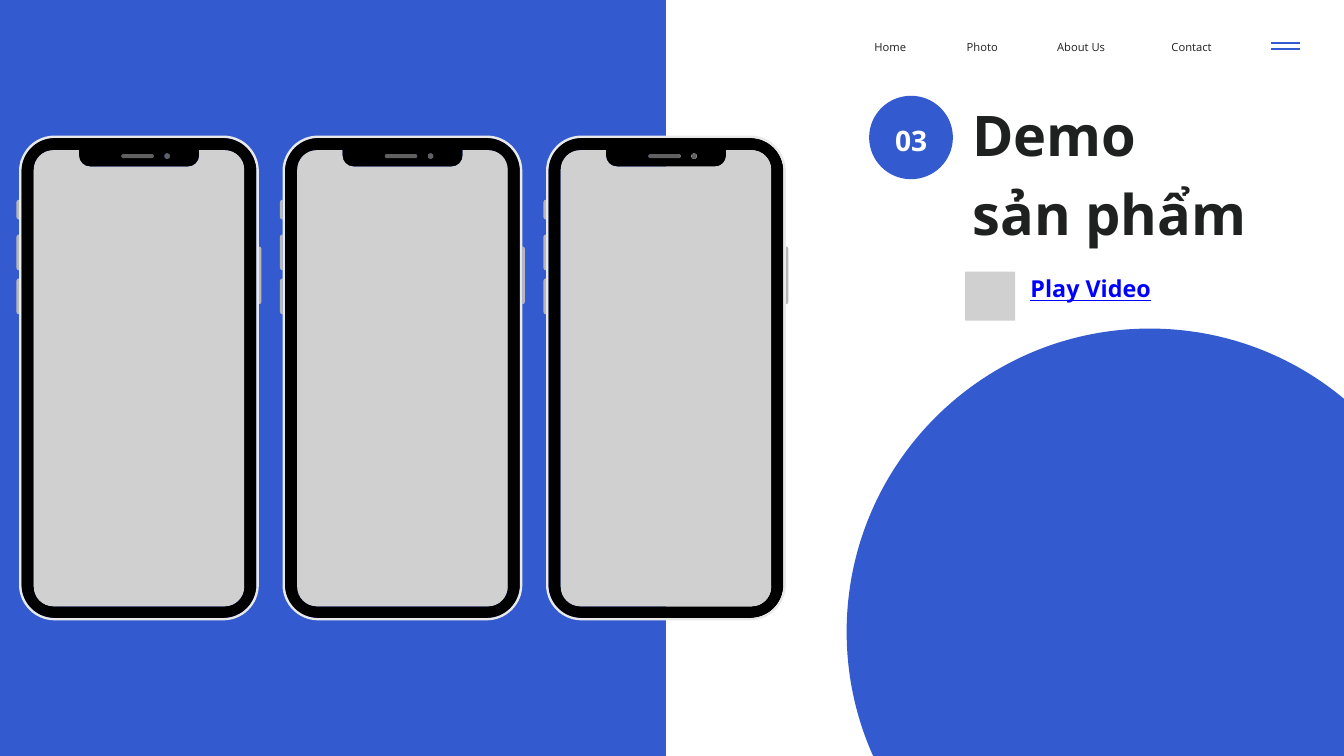
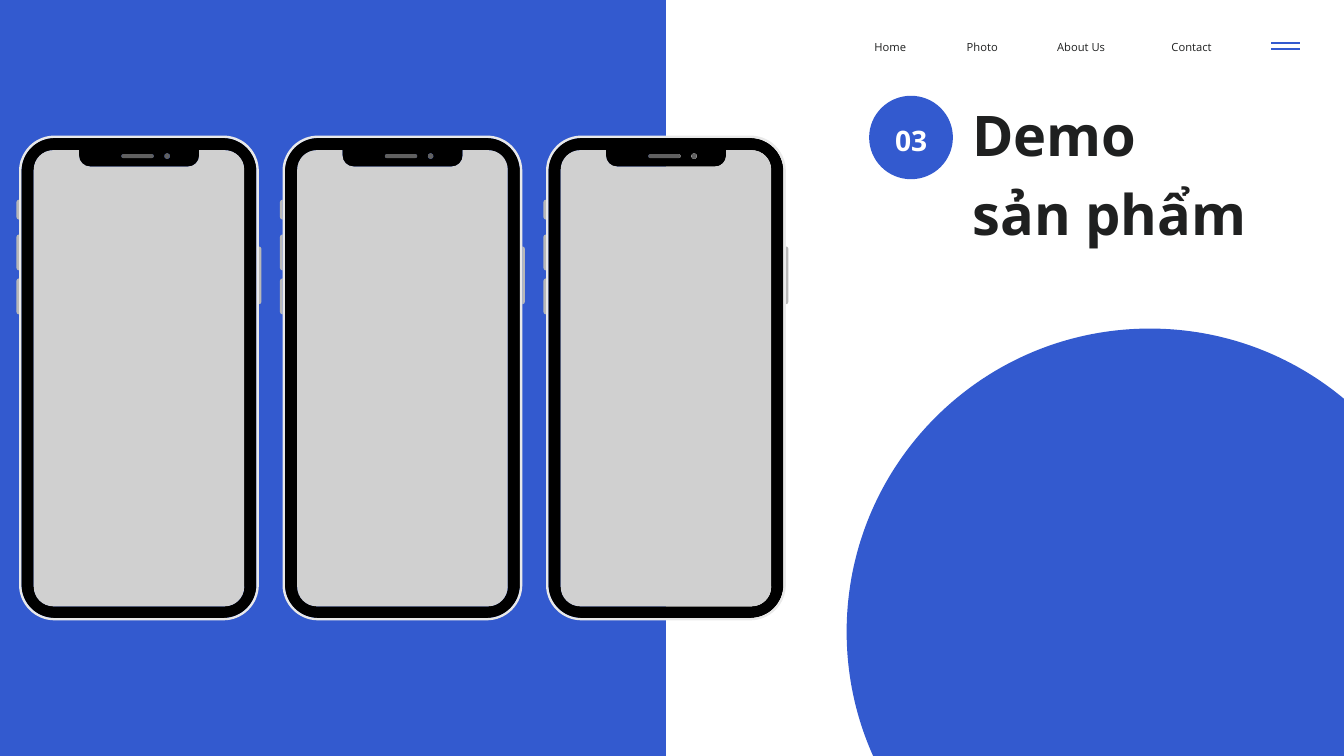
Before and after one commit to huygia12/Chat-Desk, a slide deck: slide 11 of Document/Báo cáo đồ án 2026.pptx. Drawn at 1344x756 pixels with LibreOffice and Linux fonts; fonts in the diff are those of the drawing; grey boxes stand for pictures. Boxes give left, top, right and bottom in pixels: in the first picture for what was removed or moved away, otherwise in the second. Text is boxed around its words. In the diff, an @@ line names an element or a change of style, - is before the commit and + after.

```diff
--- a/Document/Báo cáo đồ án 2026.pptx
+++ b/Document/Báo cáo đồ án 2026.pptx
@@ picture removed at (x1=965, y1=271, x2=1015, y2=321) @@
@@ text removed at (x1=1030, y1=279, x2=1151, y2=303) @@
-Play Video
```
Also in this commit, not shown: 3 other slides changed, 39 other files.
